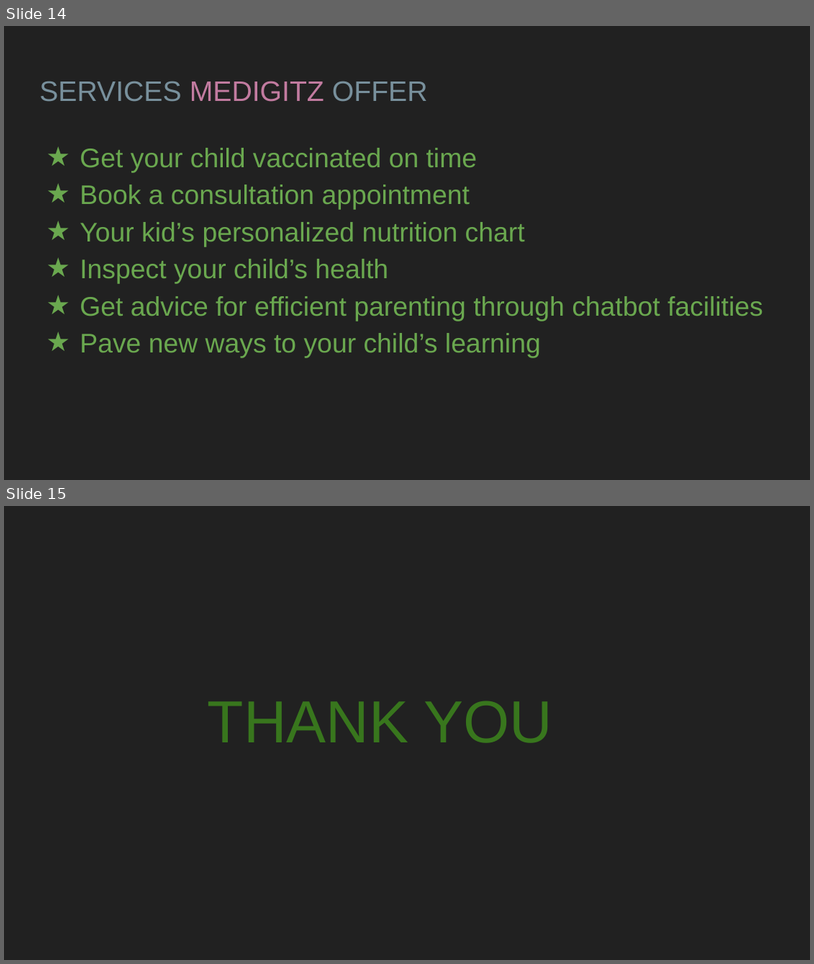
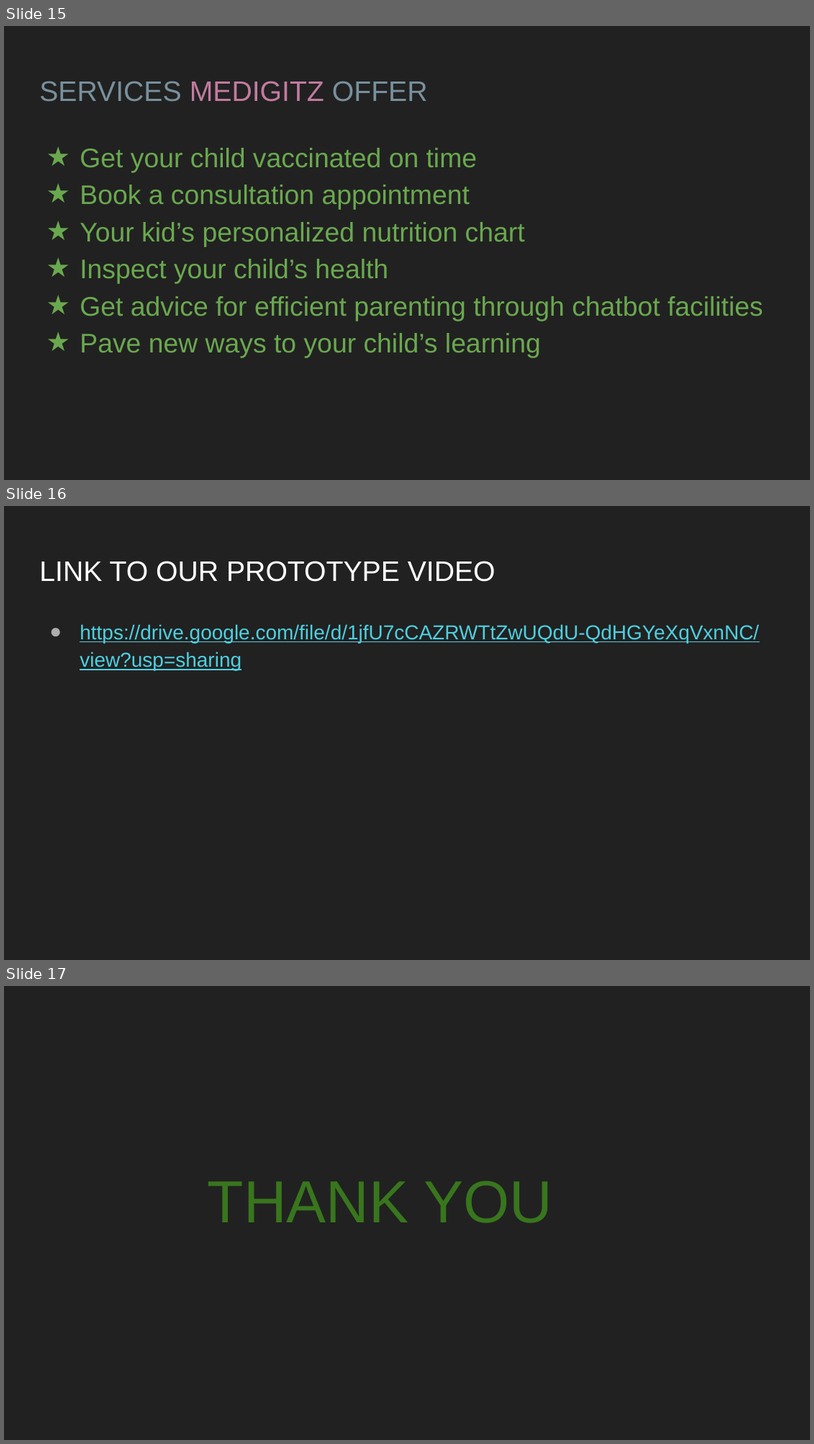
Before and after one commit to cekallooppara/cis-cek-hack, a slide deck: EXCEPTION HANDLERS/EXCEPTION HANDLERS.pptx. Shown one above the other, each under a label of ours: slides 14 and 15 before the commit, slides 15, 16 and 17 after it. The pictures are 814x964 and 814x1444 pixels, drawn with LibreOffice and Linux fonts; fonts in the diff are those of the drawing. Boxes give left, top, right and bottom in pixels: in the first picture for what was removed or moved away, otherwise in the second. Text is boxed around its words. In the diff, an @@ line names an element or a change of style, - is before the commit and + after.

Commit message:
Link of prototype video added

```diff
--- a/EXCEPTION HANDLERS/EXCEPTION HANDLERS.pptx
+++ b/EXCEPTION HANDLERS/EXCEPTION HANDLERS.pptx
@@ slide 16 added at [4,506,810,960], background #212121 @@
@@ title added at [39,561,496,582], 25.2 pt, text #FFFFFF @@
+LINK TO OUR PROTOTYPE VIDEO
@@ text added at [80,624,759,671], 18 pt, text #4DD0E1, underline @@
+● https://drive.google.com/file/d/1jfU7cCAZRWTtZwUQdU-QdHGYeXqVxnNC/view?usp=sharing
@@ what was slide 14 is now slide 15 @@
@@ what was slide 15 is now slide 17 @@
```
Also in this commit, not shown: 1 other slide added, 1 other file.
